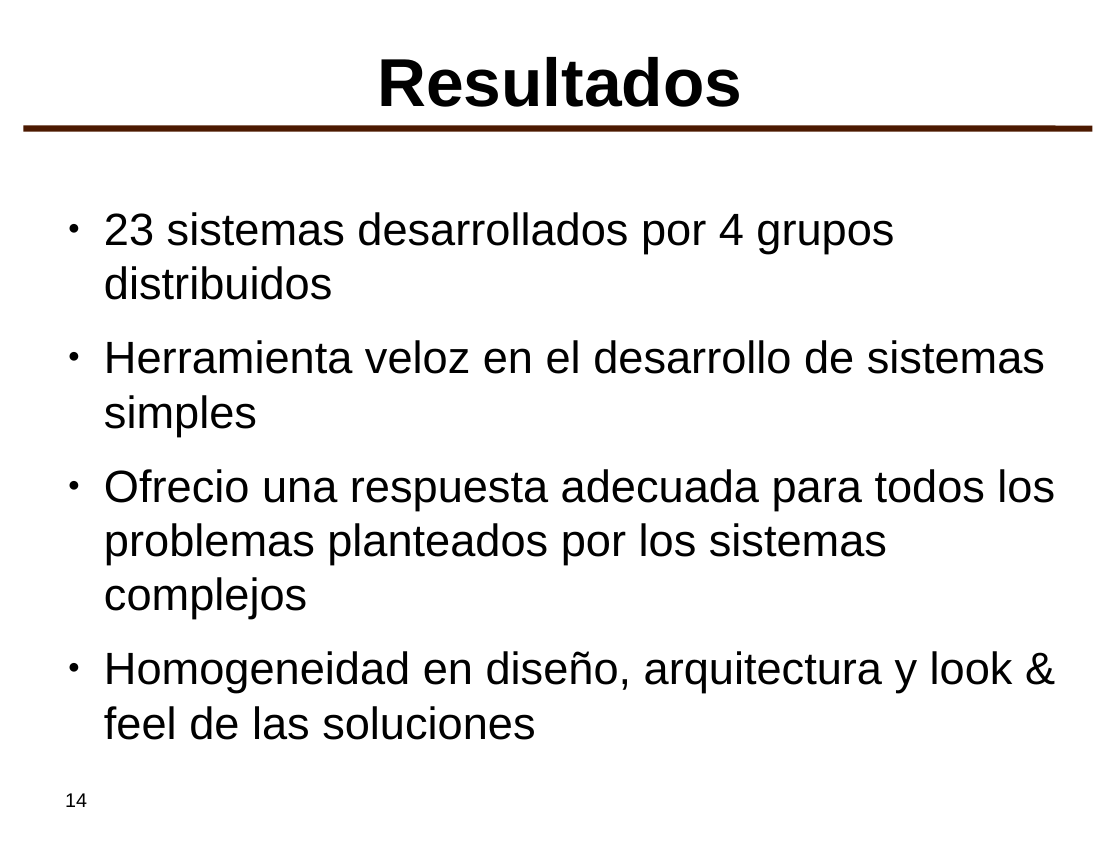
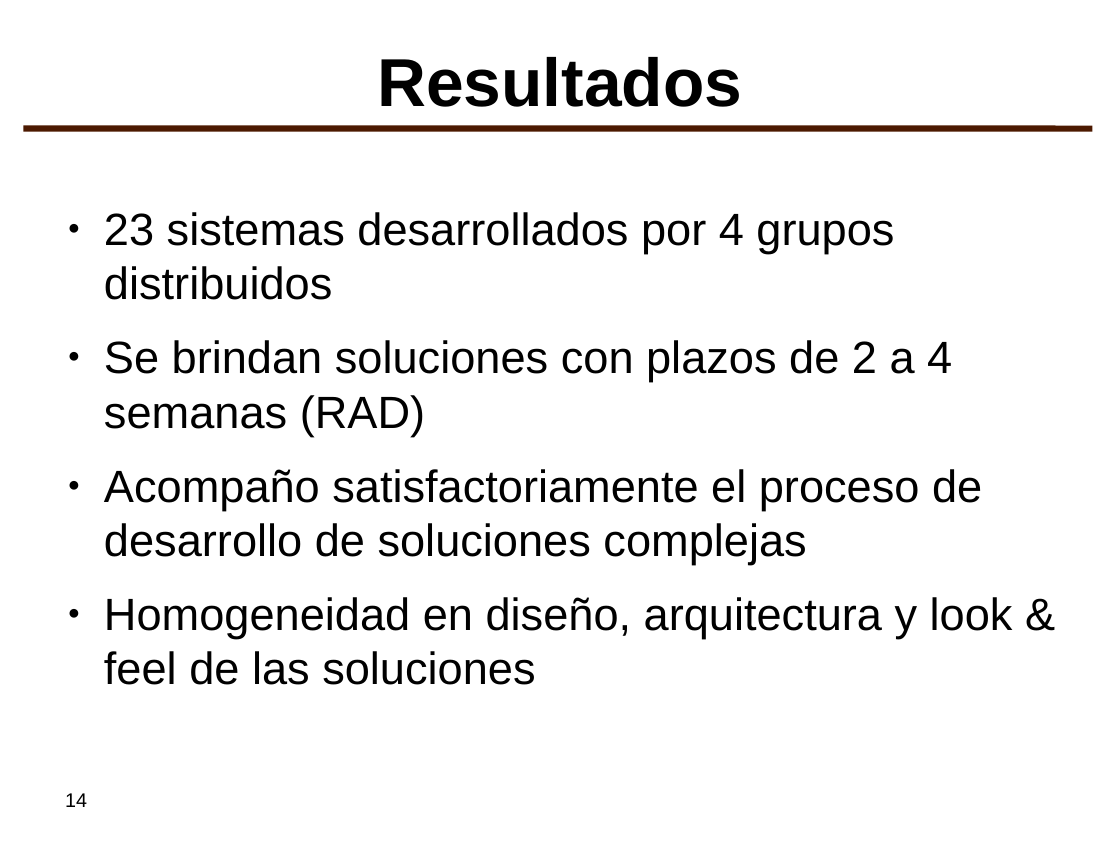
Before and after one commit to SIU-Toba/framework, a slide deck: slide 14 of doc/presentaciones/2007 - JAIIO - SIE - imprimible.odp. Drawn at 1120x841 pixels with LibreOffice and Linux fonts; fonts in the diff are those of the drawing; background and template pictures are left out. Boxes give left, top, right and bottom in pixels: in the first picture for what was removed or moved away, otherwise in the second. Text is boxed around its words. In the diff, an @@ line names an element or a change of style, - is before the commit and + after.

```diff
--- a/doc/presentaciones/2007 - JAIIO - SIE - imprimible.odp
+++ b/doc/presentaciones/2007 - JAIIO - SIE - imprimible.odp
@@ text at (x1=104, y1=340, x2=982, y2=565): text changed @@
-● Herramienta veloz en el desarrollo de sistemas simples
-● Ofrecio una respuesta adecuada para todos los problemas planteados por los sistemas complejos
+● Se brindan soluciones con plazos de 2 a 4 semanas (RAD)
+● Acompaño satisfactoriamente el proceso de desarrollo de soluciones complejas
```
Also in this commit, not shown: 2 other slides changed, 1 other file.
